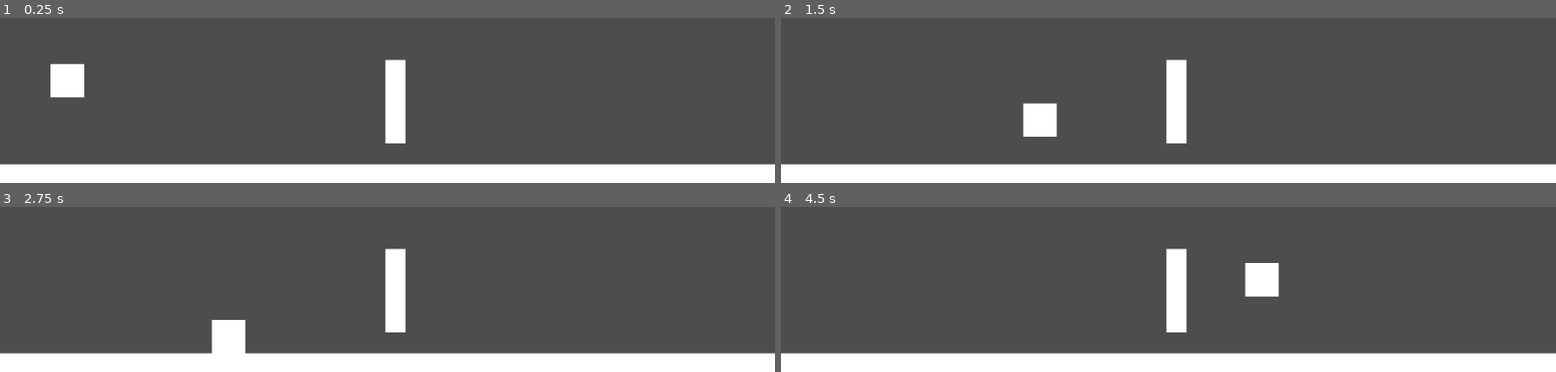
Above: before the commit, frames 1-4 (two rows, left to right).
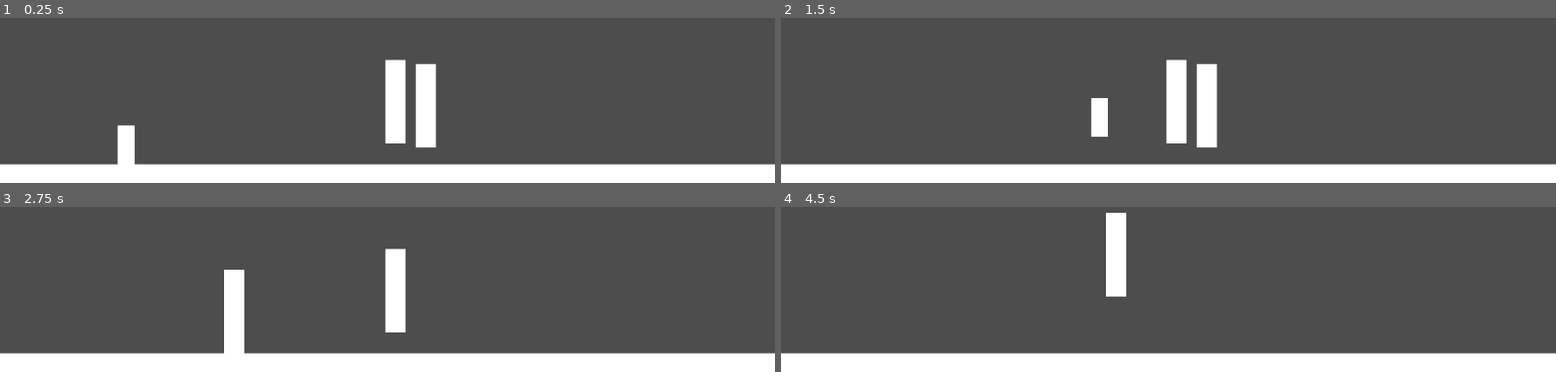
Above: after the commit, the same moments.

Repository: JohnCobleigh/Graphics-Game
Game: Godot game, scene res://Scenes/main.tscn
Same seed, same stepped clock (60 frames per second), same inputs: the game is played once before the commit and once after it.
Inputs:
- Up to frame 1 (0.25 s): no input
- Up to frame 2 (1.5 s): hold P (switch) 0.53-1.28 s; hold D (right) from 0.53 s (still down); tap Space (jump) at 0.77, 1.07 s; tap O (release, bound only after the commit) at 0.8, 1.35 s
- Up to frame 3 (2.75 s): tap Space (jump) at 1.52, 1.55, 1.82, 2.1 s; release D (right) at 2.03 s; hold A (left) from 2.03 s (still down); hold P (switch) from 2.03 s (still down)
- Up to frame 4 (4.5 s): release A (left) at 2.78 s; release P (switch) at 2.78 s; hold D (right) 2.78-4.28 s; tap P (switch) at 2.85, 4.35 s; tap Space (jump) at 3.02, 3.32, 3.77, 3.8, 4.07 s; tap O (release, bound only after the commit) at 3.05 s; hold O (release, bound only after the commit) 3.53-4.28 s; hold A (left) from 4.28 s (still down)

The runs differ from the first frame. In frame 1, 2.9% of the frame differs, in the area x 6-57%, y 27-89%; in frame 2, 2.9%; in frame 3, 1.2%; in frame 4, 3.6%, in the area x 41-65%, y 3-77%.

Commit message:
Re-worked possession system and started on adding the removal of possessed body

Diff:
--- a/Enemy1/Enemy1.gd
+++ b/Enemy1/Enemy1.gd
@@ -19,25 +19,25 @@
 func isEnemy():
 	return true
 
-func _physics_process(delta):
-	if isControlled == false:
-		return
+#func _physics_process(delta):
+	#if isControlled == false:
+		#return
+		#
+		#
+#
+	#if not is_on_floor():
+		#velocity.y += gravity * delta
+#
+	## Handle jump.
+	#if Input.is_action_just_pressed("jump") and is_on_floor():
+		#velocity.y = JUMP_VELOCITY
+#
+	## Get the input direction and handle the movement/deceleration.
+	## As good practice, you should replace UI actions with custom gameplay actions.
+	#var direction = Input.get_axis("left", "right")
+	#if direction:
+		#velocity.x = direction * SPEED
+	#else:
+		#velocity.x = move_toward(velocity.x, 0, SPEED)
 
-
-
-	if not is_on_floor():
-		velocity.y += gravity * delta
-
-	# Handle jump.
-	if Input.is_action_just_pressed("jump") and is_on_floor():
-		velocity.y = JUMP_VELOCITY
-
-	# Get the input direction and handle the movement/deceleration.
-	# As good practice, you should replace UI actions with custom gameplay actions.
-	var direction = Input.get_axis("left", "right")
-	if direction:
-		velocity.x = direction * SPEED
-	else:
-		velocity.x = move_toward(velocity.x, 0, SPEED)
-
-	move_and_slide()
+	#move_and_slide()
--- a/Enemy1/Enemy1.tscn
+++ b/Enemy1/Enemy1.tscn
@@ -12,7 +12,6 @@
 size = Vector2(30, 125)
 
 [node name="Enemy1" type="CharacterBody2D" groups=["Enemy"]]
-collision_layer = 0
 script = ExtResource("1_ucrsi")
 
 [node name="MeshInstance2D" type="MeshInstance2D" parent="."]
--- a/Player/Player.gd
+++ b/Player/Player.gd
@@ -1,94 +1,101 @@
 extends CharacterBody2D
-class_name Player
 
 
 const SPEED = 300.0
 const JUMP_VELOCITY = -400.0
 
-# Get the gravity from the project settings to be synced with RigidBody nodes.
 var gravity: float = ProjectSettings.get_setting("physics/2d/default_gravity")
+@onready var playerCollision: CollisionShape2D = $PlayerCollision
+@onready var wisp: Player =  $Wisp
+
+# Variables for possession
 var enemyToSwitch: CharacterBody2D = null
 var isNearEnemy: bool = false
-var beControlled: Enemy1 = null
-var isPlayerInvisible: bool = false
+var beControlled: Enemy1 = null  # Store the currently possessed enemy
+var isPlayerInvisible: bool = false  # Track when the player (wisp) is invisible
 
 
 func _ready() -> void:
-	pass
+	updateCollisionShape(wisp.wispCollision.shape)
 
-func _input(event: InputEvent) -> void:
 
-	if Input.is_action_pressed("switch") and enemyToSwitch != null and isNearEnemy == true:
-		print("Test")
-		switchChar(enemyToSwitch)
+func updateCollisionShape(newShape: Shape2D) -> void:
+	playerCollision.shape = newShape
+
+
+func _physics_process(delta) -> void:
+
+
+
+	if not is_on_floor():
+		velocity.y += gravity * delta
+
+
+	if Input.is_action_just_pressed("jump") and is_on_floor():
+		velocity.y = JUMP_VELOCITY
+
+
+	var direction = Input.get_axis("left", "right")
+	if direction:
+		velocity.x = direction * SPEED
+	else:
+		velocity.x = move_toward(velocity.x, 0, SPEED)
+
+	move_and_slide()
 
 
 
 
-func _physics_process(delta) -> void:
-	if isPlayerInvisible:
-		global_position = enemyToSwitch.global_position
-	else:
-		if not is_on_floor():
-			velocity.y += gravity * delta
-
-
-		if Input.is_action_just_pressed("jump") and is_on_floor():
-			velocity.y = JUMP_VELOCITY
-
-
-		var direction = Input.get_axis("left", "right")
-		if direction:
-			velocity.x = direction * SPEED
-		else:
-			velocity.x = move_toward(velocity.x, 0, SPEED)
-
-		move_and_slide()
-
-
-#func _on_area_2d_body_entered(body: Node2D) -> void:
-	#
-	##body.isControlled = true
-	#print(body, " Type: ", body.get_class())
-#
-	#if body.is_in_group("Enemy") == true:
-		#print(body, " Entered")
-		#isNearEnemy = true
-		#
-		#var temp = body as Enemy1
-		#print(temp, " ", body)
-		#temp.isControlled = true
-		#enemyToSwitch = temp
-		##body.
-
-
-func _on_area_2d_body_exited(body: Node2D) -> void:
-	isNearEnemy = false
-	enemyToSwitch = null
 
 
 
-func switchChar(enemyToSwitch: CharacterBody2D) -> void:
-
-	#if event.is_action_pressed("switch") and isNearEnemy and enemyToSwitch:
-	print(enemyToSwitch, " ", isNearEnemy, " ")
-	enemyToSwitch.isControlled = true
-	print("Switched")
-
-	set_collision_layer_value(1, false)
-	set_transform(enemyToSwitch.transform)
+# Handle input for possession (replaces what was in the Wisp script)
+func _input(event: InputEvent) -> void:
+	if Input.is_action_pressed("switch") and enemyToSwitch != null and isNearEnemy:
+		switchChar(enemyToSwitch)
 
 
+func switchChar(enemyToSwitch: CharacterBody2D) -> void:
+	print("Switching to ", enemyToSwitch)
+
+	# Set the enemy as controlled by the Player
+	enemyToSwitch.isControlled = true
+	print("Switched", enemyToSwitch)
+
+	# Remove the enemy from its current parent (Enemy1) and reparent it to the Player
+	var enemyParent = enemyToSwitch.get_parent()  # This will be Enemy1
+	enemyParent.remove_child(enemyToSwitch)  # Remove it from Enemy1
+	add_child(enemyToSwitch)  # Add it as a child of the Player
+
+	# Set the Player as the new owner of the enemy
+	enemyToSwitch.set_owner(self)
+
+	# Make the wisp invisible
+	wisp.visible = false
+
+	# Update the Player's collision to match the enemy's collision shape
+	var enemyCollisionShape: Shape2D = enemyToSwitch.get_node("CollisionShape2D").shape
+	enemyToSwitch.set_collision_layer_value(1, false)
+	updateCollisionShape(enemyCollisionShape)
+
+	# Reset the enemy's position relative to the Player
+	enemyToSwitch.global_position = global_position
+
+
+
+func releaseChar(event: InputEvent):
+	if Input.is_action_pressed("release"):
+		pass
+
+# Area2D detection for nearby enemies
 func _on_area_2d_area_entered(area: Area2D) -> void:
-	#body.isControlled = true
-	print(area, " Type: ", area.get_class())
+	if area.is_in_group("Enemy"):
+		print("Enemy entered: ", area)
+		isNearEnemy = true
+		enemyToSwitch = area.get_parent() as CharacterBody2D  # Get the enemy's parent node
 
-	if area.is_in_group("Enemy") == true:
-		print(area, " Entered")
-		isNearEnemy = true
-		var temp = area.get_parent() as Enemy
-		#print(temp, " ", area)
-		#temp.isControlled = true
-		enemyToSwitch = temp
-		#beControlled
-		#body.
+
+# Area2D exit detection
+func _on_area_2d_area_exited(area: Area2D) -> void:
+	isNearEnemy = false
+	enemyToSwitch = null
--- a/Player/Player.tscn
+++ b/Player/Player.tscn
@@ -1,32 +1,41 @@
-[gd_scene load_steps=5 format=3 uid="uid://cs5n2yaisceva"]
+[gd_scene load_steps=7 format=3 uid="uid://st5jytjihoea"]
 
-[ext_resource type="Script" path="res://Player/Player.gd" id="1_sb8h1"]
+[ext_resource type="Script" path="res://Player/Player.gd" id="1_tjj31"]
+[ext_resource type="Script" path="res://Player/Wisp.gd" id="2_7fluc"]
 
-[sub_resource type="QuadMesh" id="QuadMesh_iwb5m"]
-size = Vector2(50, 50)
+[sub_resource type="RectangleShape2D" id="RectangleShape2D_pxqpj"]
 
-[sub_resource type="RectangleShape2D" id="RectangleShape2D_cki1c"]
-size = Vector2(50, 50)
+[sub_resource type="RectangleShape2D" id="RectangleShape2D_rwnoo"]
+size = Vector2(117, 83)
 
-[sub_resource type="RectangleShape2D" id="RectangleShape2D_4dn6w"]
-size = Vector2(96.5, 77.5)
+[sub_resource type="QuadMesh" id="QuadMesh_7edqs"]
+size = Vector2(25, 58)
+
+[sub_resource type="RectangleShape2D" id="RectangleShape2D_xj26p"]
+size = Vector2(25, 58)
 
 [node name="Player" type="CharacterBody2D"]
-collision_layer = 0
-script = ExtResource("1_sb8h1")
+script = ExtResource("1_tjj31")
 
-[node name="MeshInstance2D" type="MeshInstance2D" parent="."]
-mesh = SubResource("QuadMesh_iwb5m")
-
-[node name="Collision" type="CollisionShape2D" parent="."]
-shape = SubResource("RectangleShape2D_cki1c")
+[node name="PlayerCollision" type="CollisionShape2D" parent="."]
+shape = SubResource("RectangleShape2D_pxqpj")
 
 [node name="Area2D" type="Area2D" parent="."]
 
 [node name="CollisionShape2D" type="CollisionShape2D" parent="Area2D"]
-position = Vector2(75, 1)
-shape = SubResource("RectangleShape2D_4dn6w")
+position = Vector2(76.5, 3.5)
+shape = SubResource("RectangleShape2D_rwnoo")
+
+[node name="Wisp" type="CharacterBody2D" parent="."]
+collision_layer = 0
+collision_mask = 0
+script = ExtResource("2_7fluc")
+
+[node name="MeshInstance2D" type="MeshInstance2D" parent="Wisp"]
+mesh = SubResource("QuadMesh_7edqs")
+
+[node name="CollisionShape2D" type="CollisionShape2D" parent="Wisp"]
+shape = SubResource("RectangleShape2D_xj26p")
 
 [connection signal="area_entered" from="Area2D" to="." method="_on_area_2d_area_entered"]
-[connection signal="body_entered" from="Area2D" to="." method="_on_area_2d_body_entered"]
-[connection signal="body_exited" from="Area2D" to="." method="_on_area_2d_body_exited"]
+[connection signal="area_exited" from="Area2D" to="." method="_on_area_2d_area_exited"]
--- /dev/null
+++ b/Player/PlayerTem,p.tscn
@@ -0,0 +1,32 @@
+[gd_scene load_steps=5 format=3 uid="uid://cs5n2yaisceva"]
+
+[ext_resource type="Script" path="res://Player/Wisp.gd" id="1_covrq"]
+
+[sub_resource type="QuadMesh" id="QuadMesh_iwb5m"]
+size = Vector2(50, 50)
+
+[sub_resource type="RectangleShape2D" id="RectangleShape2D_cki1c"]
+size = Vector2(50, 50)
+
+[sub_resource type="RectangleShape2D" id="RectangleShape2D_4dn6w"]
+size = Vector2(96.5, 77.5)
+
+[node name="Player" type="CharacterBody2D"]
+collision_layer = 0
+script = ExtResource("1_covrq")
+
+[node name="MeshInstance2D" type="MeshInstance2D" parent="."]
+mesh = SubResource("QuadMesh_iwb5m")
+
+[node name="Collision" type="CollisionShape2D" parent="."]
+shape = SubResource("RectangleShape2D_cki1c")
+
+[node name="Area2D" type="Area2D" parent="."]
+
+[node name="CollisionShape2D" type="CollisionShape2D" parent="Area2D"]
+position = Vector2(75, 1)
+shape = SubResource("RectangleShape2D_4dn6w")
+
+[connection signal="area_entered" from="Area2D" to="." method="_on_area_2d_area_entered"]
+[connection signal="body_entered" from="Area2D" to="." method="_on_area_2d_body_entered"]
+[connection signal="body_exited" from="Area2D" to="." method="_on_area_2d_body_exited"]
--- /dev/null
+++ b/Player/Wisp.gd
@@ -0,0 +1,97 @@
+extends CharacterBody2D
+class_name Player
+
+
+#const SPEED = 300.0
+#const JUMP_VELOCITY = -400.0
+
+# Get the gravity from the project settings to be synced with RigidBody nodes.
+#var gravity: float = ProjectSettings.get_setting("physics/2d/default_gravity")
+var enemyToSwitch: CharacterBody2D = null
+var isNearEnemy: bool = false
+var beControlled: Enemy1 = null
+var isPlayerInvisible: bool = false
+@onready var wispCollision: CollisionShape2D = $CollisionShape2D
+
+
+func _ready() -> void:
+	pass
+
+func _input(event: InputEvent) -> void:
+
+	if Input.is_action_pressed("switch") and enemyToSwitch != null and isNearEnemy == true:
+		print("Test")
+		switchChar(enemyToSwitch)
+
+
+
+#
+#func _physics_process(delta) -> void:
+	#if isPlayerInvisible:
+		#global_position = enemyToSwitch.global_position
+	#else:
+		#if not is_on_floor():
+			#velocity.y += gravity * delta
+	#
+	#
+		#if Input.is_action_just_pressed("jump") and is_on_floor():
+			#velocity.y = JUMP_VELOCITY
+	#
+	#
+		#var direction = Input.get_axis("left", "right")
+		#if direction:
+			#velocity.x = direction * SPEED
+		#else:
+			#velocity.x = move_toward(velocity.x, 0, SPEED)
+	#
+		#move_and_slide()
+
+
+#func _on_area_2d_body_entered(body: Node2D) -> void:
+	#
+	##body.isControlled = true
+	#print(body, " Type: ", body.get_class())
+#
+	#if body.is_in_group("Enemy") == true:
+		#print(body, " Entered")
+		#isNearEnemy = true
+		#
+		#var temp = body as Enemy1
+		#print(temp, " ", body)
+		#temp.isControlled = true
+		#enemyToSwitch = temp
+		##body.
+
+
+
+
+
+func switchChar(enemyToSwitch: CharacterBody2D) -> void:
+
+	#if event.is_action_pressed("switch") and isNearEnemy and enemyToSwitch:
+	print(enemyToSwitch, " ", isNearEnemy, " ")
+	enemyToSwitch.isControlled = true
+	print("Switched")
+
+	set_collision_layer_value(1, false)
+	set_transform(enemyToSwitch.transform)
+
+
+func _on_area_2d_area_entered(area: Area2D) -> void:
+	#body.isControlled = true
+	print(area, " Type: ", area.get_class())
+
+	if area.is_in_group("Enemy") == true:
+		print(area, " Entered")
+		isNearEnemy = true
+		var temp = area.get_parent() as Enemy
+		#print(temp, " ", area)
+		#temp.isControlled = true
+		enemyToSwitch = temp
+		#beControlled
+		#body.
+
+
+func _on_area_2d_body_exited(body: Node2D) -> void:
+	isNearEnemy = false
+	enemyToSwitch = null
--- a/Scenes/main.tscn
+++ b/Scenes/main.tscn
@@ -1,15 +1,18 @@
-[gd_scene load_steps=7 format=3 uid="uid://bx5443in28q7d"]
+[gd_scene load_steps=8 format=3 uid="uid://bx5443in28q7d"]
 
 [ext_resource type="Script" path="res://Scripts/main.gd" id="1_mh3w0"]
 [ext_resource type="Script" path="res://Scripts/Camera2D.gd" id="2_yfnag"]
 [ext_resource type="PackedScene" uid="uid://c5erd8awa252k" path="res://Enemy1/Enemy1.tscn" id="3_u8wyb"]
-[ext_resource type="PackedScene" uid="uid://cs5n2yaisceva" path="res://Player/Player.tscn" id="4_ybll2"]
+[ext_resource type="PackedScene" uid="uid://st5jytjihoea" path="res://Player/Player.tscn" id="4_qyj1s"]
 
 [sub_resource type="RectangleShape2D" id="RectangleShape2D_gg6ut"]
 size = Vector2(1202, 30)
 
 [sub_resource type="QuadMesh" id="QuadMesh_k1qt0"]
 size = Vector2(1202, 30)
+
+[sub_resource type="RectangleShape2D" id="RectangleShape2D_mqpog"]
+size = Vector2(21.5, 127)
 
 [node name="main" type="Node2D"]
 script = ExtResource("1_mh3w0")
@@ -28,8 +31,24 @@
 position = Vector2(576, 323)
 script = ExtResource("2_yfnag")
 
-[node name="Player" parent="." instance=ExtResource("4_ybll2")]
-position = Vector2(100, 461)
-
 [node name="Enemy1" parent="." instance=ExtResource("3_u8wyb")]
 position = Vector2(588, 526)
+
+[node name="CharacterBody2D" parent="." instance=ExtResource("4_qyj1s")]
+position = Vector2(188, 570)
+
+[node name="StaticBody2D2" type="StaticBody2D" parent="."]
+position = Vector2(77, 555)
+
+[node name="CollisionShape2D" type="CollisionShape2D" parent="StaticBody2D2"]
+shape = SubResource("RectangleShape2D_mqpog")
+
+[node name="StaticBody2D3" type="StaticBody2D" parent="."]
+position = Vector2(77, 555)
+
+[node name="CollisionShape2D" type="CollisionShape2D" parent="StaticBody2D3"]
+position = Vector2(137, -134)
+shape = SubResource("RectangleShape2D_mqpog")
+
+[node name="Enemy2" parent="." instance=ExtResource("3_u8wyb")]
+position = Vector2(633, 532)
--- a/project.godot
+++ b/project.godot
@@ -40,3 +40,8 @@
 "events": [Object(InputEventKey,"resource_local_to_scene":false,"resource_name":"","device":-1,"window_id":0,"alt_press …(192 unchanged characters)…
 ]
 }
+release={
+"deadzone": 0.5,
+"events": [Object(InputEventKey,"resource_local_to_scene":false,"resource_name":"","device":-1,"window_id":0,"alt_pressed":false,"shift_pressed":false,"ctrl_pressed":false,"meta_pressed":false,"pressed":false,"keycode":79,"physical_keycode":0,"key_label":0,"unicode":111,"location":0,"echo":false,"script":null)
+]
+}
